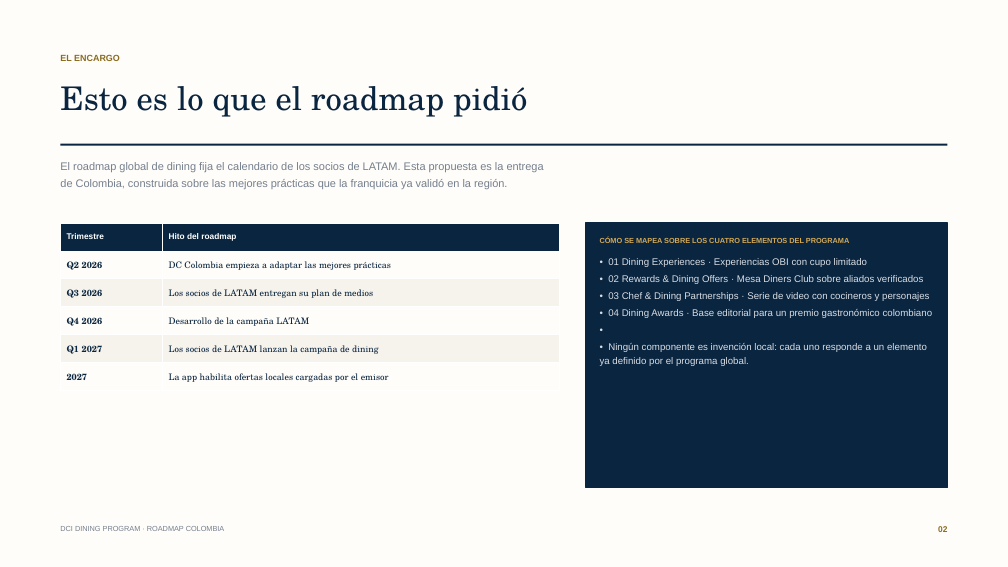
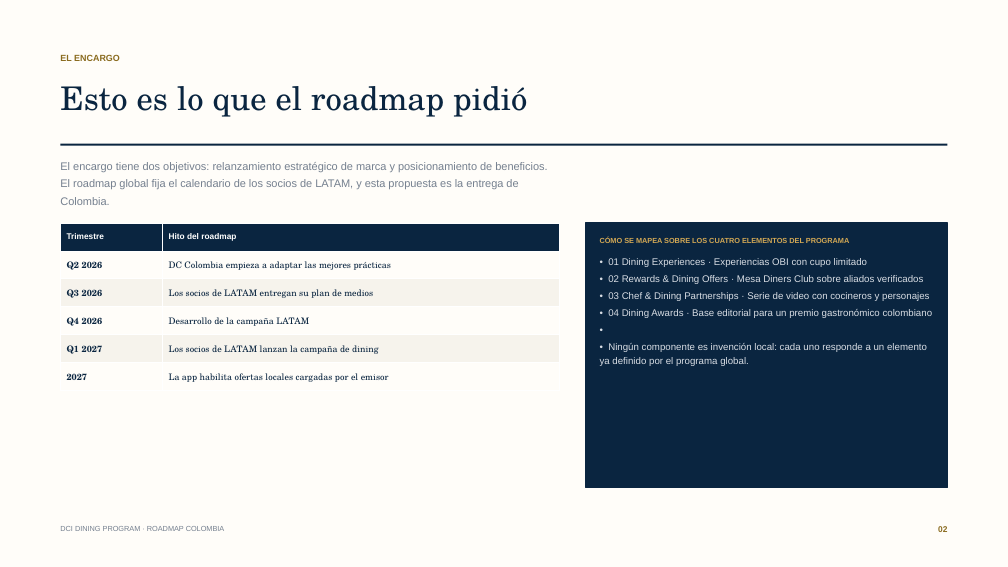
Before and after one commit to carolinarvera/relanzamiento-dci, a slide deck: slide 2 of 03 - Unidades de Negocio/Diners/Alianza-DCI/Plan-Medios-Colombia-DCI.pptx. Drawn at 1008x567 pixels with LibreOffice and Linux fonts; fonts in the diff are those of the drawing. Boxes give left, top, right and bottom in pixels: in the first picture for what was removed or moved away, otherwise in the second. Text is boxed around its words. In the diff, an @@ line names an element or a change of style, - is before the commit and + after.

```diff
--- a/03 - Unidades de Negocio/Diners/Alianza-DCI/Plan-Medios-Colombia-DCI.pptx
+++ b/03 - Unidades de Negocio/Diners/Alianza-DCI/Plan-Medios-Colombia-DCI.pptx
@@ text at <box>60,162,547,205</box>: text changed @@
-El roadmap global de dining fija el calendario de los socios de LATAM. Esta propuesta es la entrega de Colombia, construida sobre las mejores prácticas que la franquicia ya validó en la región.
+El encargo tiene dos objetivos: relanzamiento estratégico de marca y posicionamiento de beneficios. El roadmap global fija el calendario de los socios de LATAM, y esta propuesta es la entrega de Colombia.
```
Also in this commit, not shown: 1 other slide changed, 3 other files.
